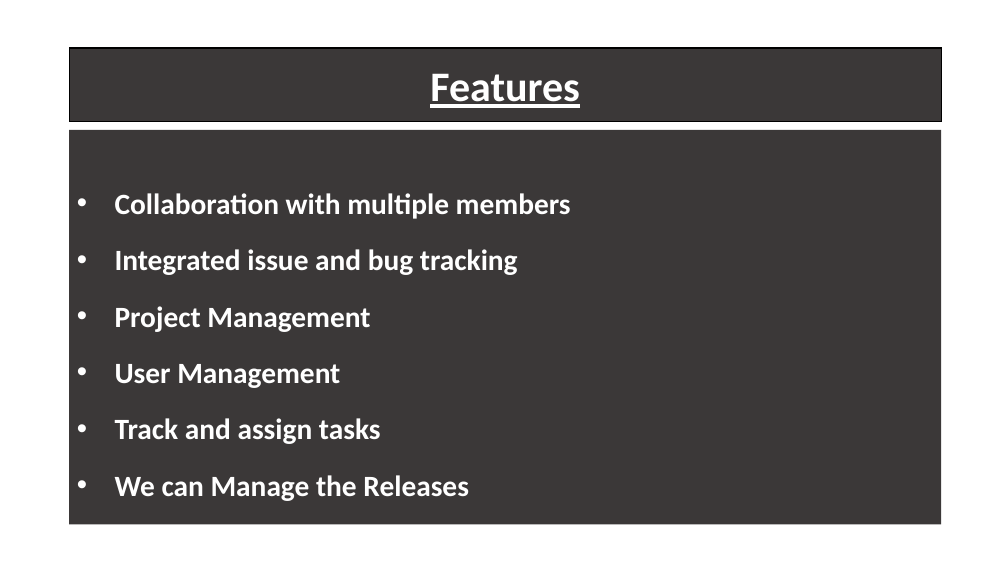
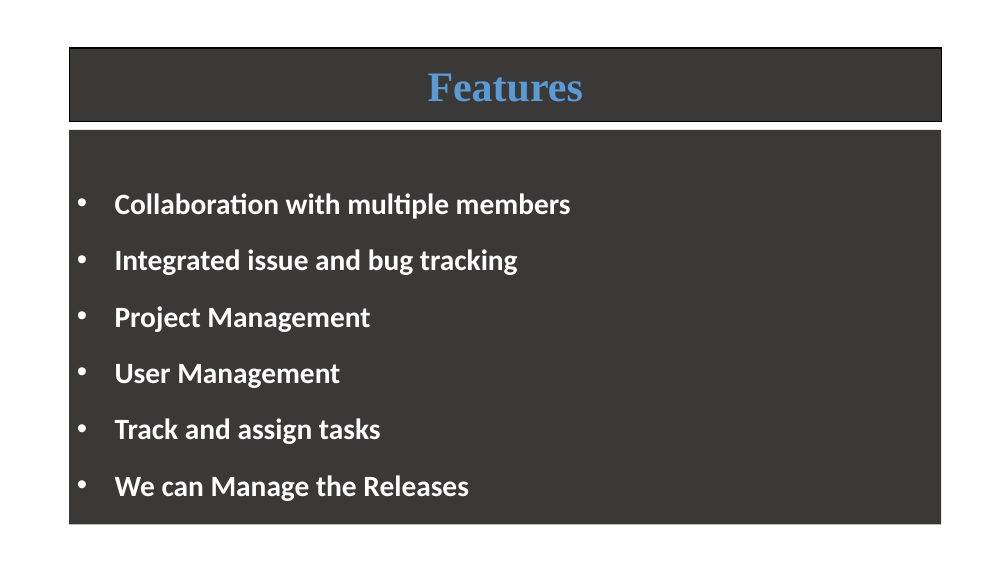
Before and after one commit to ATE186-Murali/PPT, a slide deck: slide 8 of GitHub.pptx. Drawn at 1008x567 pixels with LibreOffice and Linux fonts; fonts in the diff are those of the drawing. Boxes give left, top, right and bottom in pixels: in the first picture for what was removed or moved away, otherwise in the second. Text is boxed around its words. In the diff, an @@ line names an element or a change of style, - is before the commit and + after.

```diff
--- a/GitHub.pptx
+++ b/GitHub.pptx
@@ rectangle "Features" at [70,48,941,123]: font Calibri to Times New Roman, text colour #FFFFFF to #5B9BD5, underline off @@
```
Also in this commit, not shown: 8 other slides changed.
